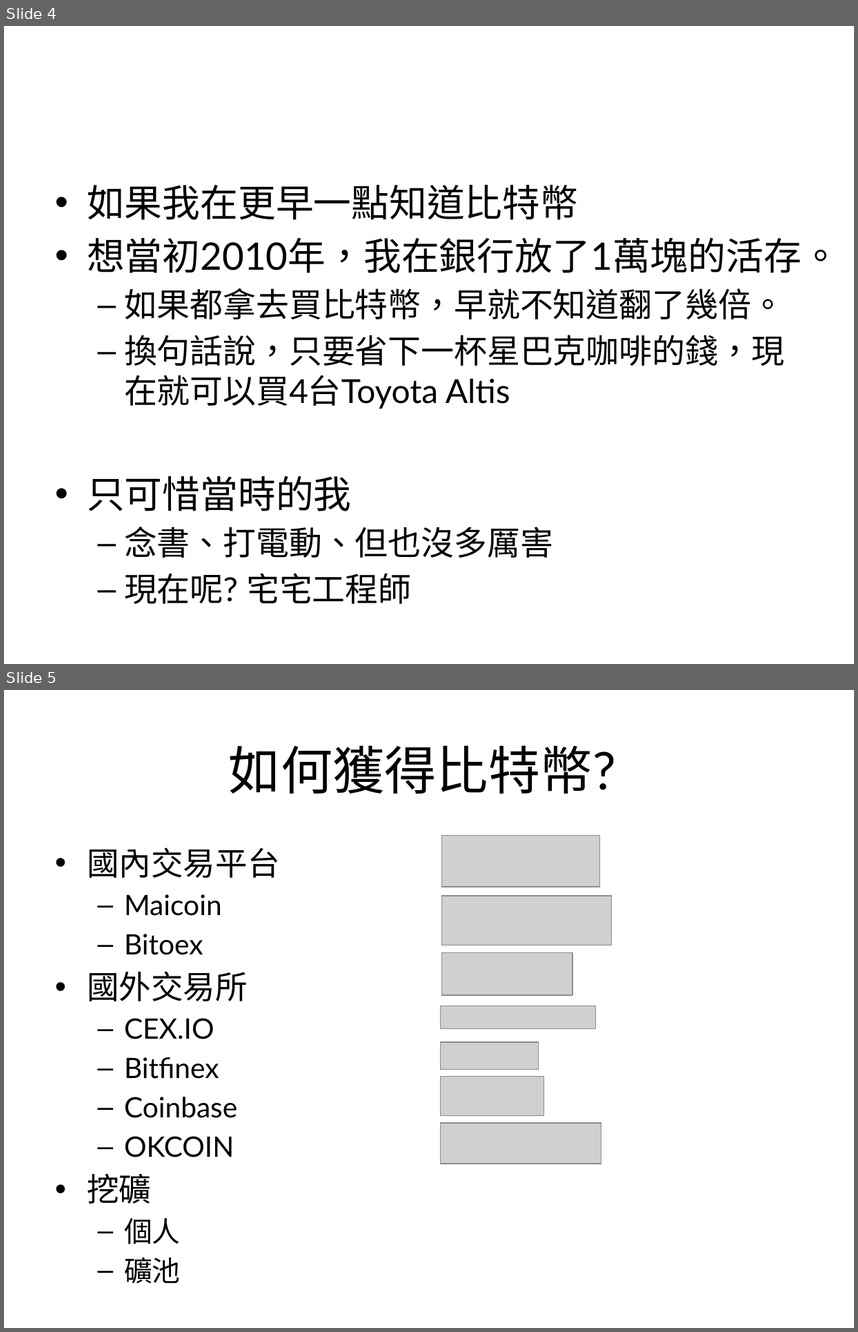
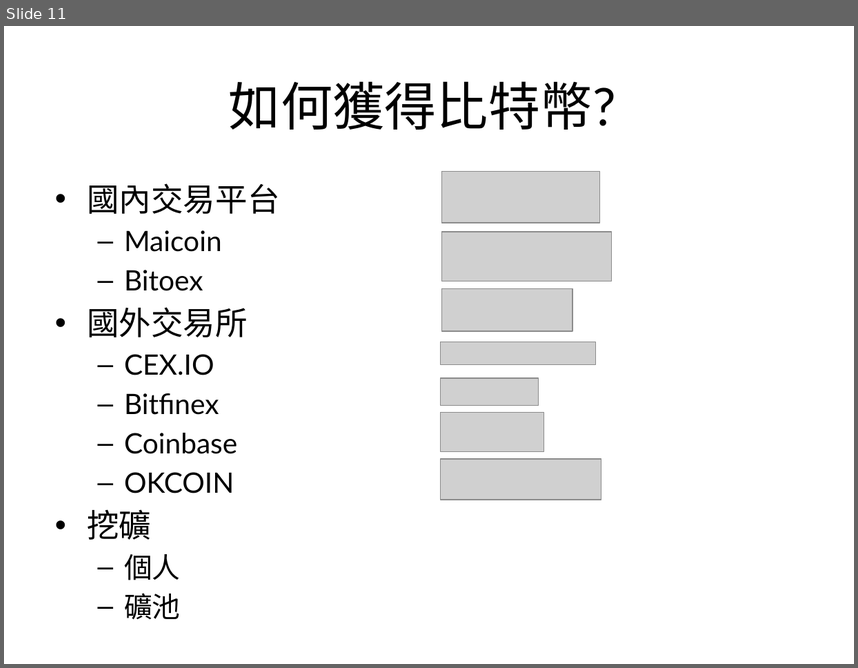
Before and after one commit to bailantaotao/bitcoin-speech, a slide deck: bitcoin.pptx. Shown one above the other, each under a label of ours: slides 4 and 5 before the commit, slide 11 after it. The pictures are 858x1332 and 858x668 pixels, drawn with LibreOffice and Linux fonts; fonts in the diff are those of the drawing; grey boxes stand for pictures. Boxes give left, top, right and bottom in pixels: in the first picture for what was removed or moved away, otherwise in the second. Text is boxed around its words. In the diff, an @@ line names an element or a change of style, - is before the commit and + after.

```diff
--- a/bitcoin.pptx
+++ b/bitcoin.pptx
@@ slide 4 removed at (4, 26, 854, 664), background #FFFFFF @@
@@ text removed at (87, 185, 840, 604) @@
-• 如果我在更早一點知道比特幣
-• 想當初2010年，我在銀行放了1萬塊的活存。
-  – 如果都拿去買比特幣，早就不知道翻了幾倍。
-  – 換句話說，只要省下一杯星巴克咖啡的錢，現在就可以買4台Toyota Altis
-• 只可惜當時的我
-  – 念書、打電動、但也沒多厲害
-  – 現在呢? 宅宅工程師
@@ what was slide 5 is now slide 11 @@
```
Also in this commit, not shown: 4 slides changed, 14 slides added, 3 other slides removed.
